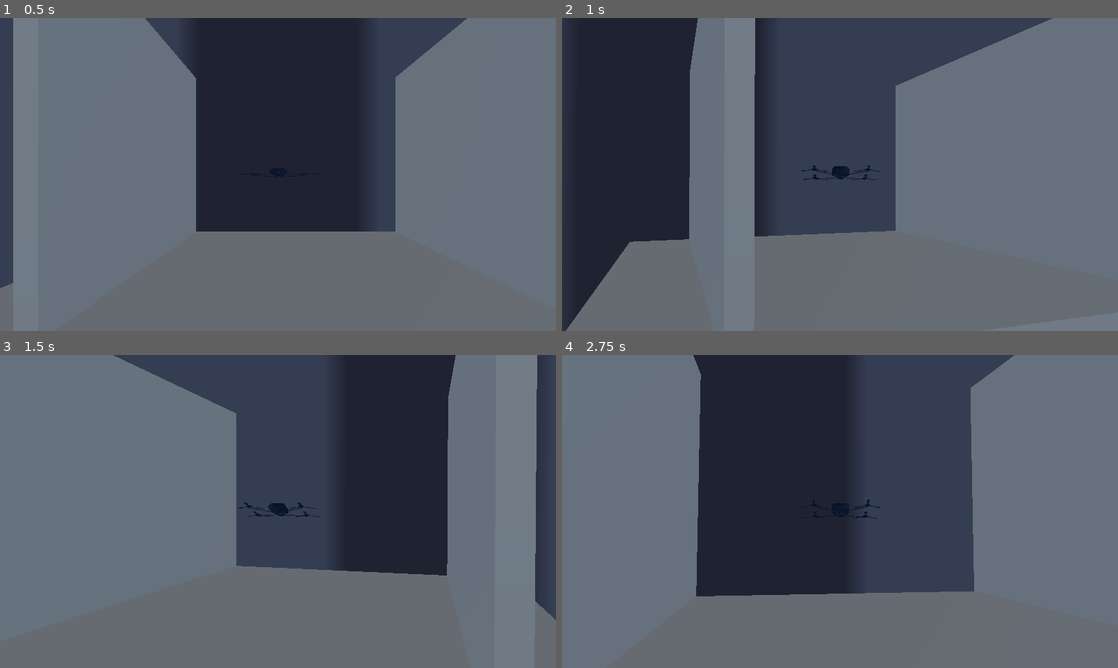
Above: before the commit, frames 1-4 (two rows, left to right).
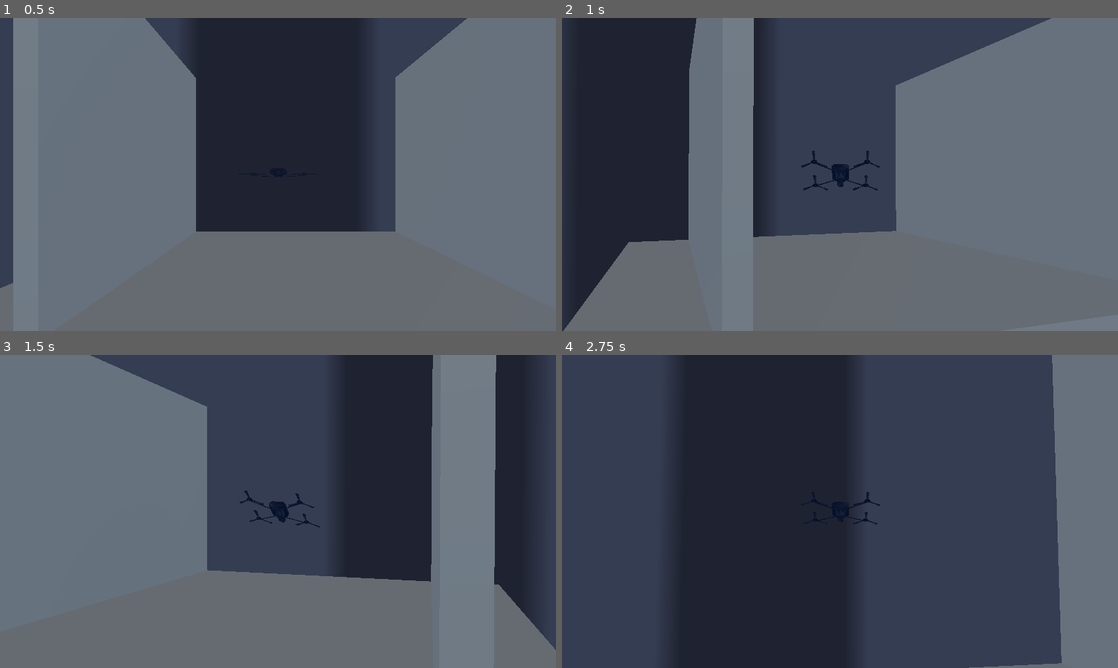
Above: after the commit, the same moments.

Repository: Apmds/operation-spin
Game: Godot game, scene res://src/test_scene.tscn
The game is run twice, just before and just after one commit, with the same random seed, the same clock (stepped at 60 frames per second) and the same inputs. The engine's default icon, where the game draws it, is replaced by a stand-in: a white triangle on a blue panel in a dark square.
Inputs (mouse positions are in pixels of both pictures, inside the frame that each line leads up to):
- Up to frame 1 (0.5 s): no input
- Up to frame 2 (1 s): tap Enter (ui_accept) at 0.5, 0.77 s; move the mouse to (867, 174) at 0.52 s; hold Up (move_forward) from 0.53 s (still down); hold Shift (boost, bound only after the commit) from 0.53 s (still down); click (867, 174) at 0.67 s; tap R (switch_modes, bound only after the commit) at 0.8 s
- Up to frame 3 (1.5 s): keep holding Up (move_forward); move the mouse to (250, 511) at 1.27 s; release Shift (boost, bound only after the commit) at 1.28 s; tap R (switch_modes, bound only after the commit) at 1.35 s
- Up to frame 4 (2.75 s): keep holding Up (move_forward); tap Enter (ui_accept) at 1.52 s; tap Shift (boost, bound only after the commit) at 1.55 s; move the mouse to (851, 505) at 2.02 s; hold Shift (boost, bound only after the commit) from 2.03 s (still down); tap R (switch_modes, bound only after the commit) at 2.3 s

Frame 1 is identical in both runs. In frame 2, 0.8% of the frame differs, in the area x 0-89%, y 0-100%; in frame 3, 13%; in frame 4, 51%, in the area x 0-90%, y 0-100%.

Commit message:
boost and position mode

Diff:
--- a/project.godot
+++ b/project.godot
@@ -60,6 +60,16 @@
 "events": [Object(InputEventKey,"resource_local_to_scene":false,"resource_name":"","device":-1,"window_id":0,"alt_press …(192 unchanged characters)…
 ]
 }
+switch_modes={
+"deadzone": 0.2,
+"events": [Object(InputEventKey,"resource_local_to_scene":false,"resource_name":"","device":-1,"window_id":0,"alt_pressed":false,"shift_pressed":false,"ctrl_pressed":false,"meta_pressed":false,"pressed":false,"keycode":0,"physical_keycode":82,"key_label":0,"unicode":114,"location":0,"echo":false,"script":null)
+]
+}
+boost={
+"deadzone": 0.2,
+"events": [Object(InputEventKey,"resource_local_to_scene":false,"resource_name":"","device":-1,"window_id":0,"alt_pressed":false,"shift_pressed":false,"ctrl_pressed":false,"meta_pressed":false,"pressed":false,"keycode":0,"physical_keycode":4194325,"key_label":0,"unicode":0,"location":0,"echo":false,"script":null)
+]
+}
 
 [physics]
 
--- a/src/drone/drone.gd
+++ b/src/drone/drone.gd
@@ -1,12 +1,25 @@
 class_name Drone extends CharacterBody3D
+
+enum FlightMode {
+	NORMAL,
+	POSITION
+}
 
 @export var camera: CameraArm
 @onready var mesh: MeshInstance3D = $Mesh
 
+var position_rotation_step: float = deg_to_rad(15)
+
+var tilt_basis: Basis
+var is_boosted: bool = false
+var boost_multiplier = 1.5
 var wind_force = 5
 var vertical_acceleration = 1
 var vertical_decceleration = 1
 var max_vertical_speed = 3
+var max_velocity = 5
+
+var mode: FlightMode = FlightMode.NORMAL
 
 var body_direction: Basis:
 	get: return body_direction
@@ -25,44 +38,82 @@
 func toggle_fans() -> void:
 	fans_on = !fans_on
 
+func cycle_flight_mode() -> void:
+	if (mode == FlightMode.NORMAL):
+		mode = FlightMode.POSITION
+
+		var tilt_basis_euler = tilt_basis.get_euler()
+		tilt_basis_euler.x = 0
+		tilt_basis_euler.z = 0
+		tilt_basis = Basis.from_euler(tilt_basis_euler)
+
+	elif (mode == FlightMode.POSITION):
+		mode = FlightMode.NORMAL
+
 func _input(event: InputEvent) -> void:
 	if event.is_action_pressed("ui_accept"):
 		reverse_fans()
 
+	if event.is_action_pressed("switch_modes"):
+		cycle_flight_mode()
+
+	# Adjust rotation based on click
+	if event is InputEventKey and mode == FlightMode.POSITION:
+		var input_dir := Input.get_vector("move_left", "move_right", "move_forward", "move_backward")
+		var pitch: float = input_dir.y * position_rotation_step
+		var roll: float = -input_dir.x * position_rotation_step
+
+		tilt_basis = tilt_basis.rotated(tilt_basis.x, pitch)
+		tilt_basis = tilt_basis.rotated(tilt_basis.z, roll)
+
 func _physics_process(delta: float) -> void:
+	is_boosted = Input.is_action_pressed("boost")
+
 	# Add wind force
 	if fans_on:
 		var wind_vector = body_direction.y
-		wind_vector = Vector3(wind_vector.x, 0, wind_vector.z)
+		if wind_vector.y > 0:
+			wind_vector.y = 0
 
-		velocity += wind_vector * wind_force * delta
+		var vel_add = wind_vector * wind_force * delta
+		if is_boosted:
+			vel_add *= boost_multiplier
+		velocity += vel_add
 
-	# Get the input direction and handle the movement/deceleration.
-	# As good practice, you should replace UI actions with custom gameplay actions.
-	var input_dir := Input.get_vector("move_left", "move_right", "move_forward", "move_backward")
-	var direction := (transform.basis * Vector3(input_dir.x, 0, input_dir.y)).normalized()
+	if mode == FlightMode.NORMAL:
+		var input_dir := Input.get_vector("move_left", "move_right", "move_forward", "move_backward")
+		var direction := (transform.basis * Vector3(input_dir.x, 0, input_dir.y)).normalized()
 
-	var pitch = input_dir.y * max_tilt
-	var roll = -input_dir.x * max_tilt
+		var pitch: float = input_dir.y * max_tilt
+		var roll: float = -input_dir.x * max_tilt
 
-	var tilt_basis: Basis
+		if (camera):
+			direction = direction.rotated(Vector3.UP, camera.get_camera_object().global_rotation.y)
+			tilt_basis = Basis(Vector3.UP, camera.get_camera_object().global_rotation.y)
 
-	if (camera):
-		direction = direction.rotated(Vector3.UP, camera.get_camera_object().global_rotation.y)
-		tilt_basis = Basis(Vector3.UP, camera.get_camera_object().global_rotation.y)
+			#body_direction = Vector3(direction.z, 0, -direction.x) * 0.1
+			#body_direction = Vector3(body_direction.x, camera.get_camera_object().global_rotation.y, body_direction.z)
+			#rotation.y = camera.get_camera_object().global_rotation.y
 
-		#body_direction = Vector3(direction.z, 0, -direction.x) * 0.1
-		#body_direction = Vector3(body_direction.x, camera.get_camera_object().global_rotation.y, body_direction.z)
-		#rotation.y = camera.get_camera_object().global_rotation.y
+		tilt_basis = tilt_basis.rotated(tilt_basis.x, pitch)
+		tilt_basis = tilt_basis.rotated(tilt_basis.z, roll)
 
 	var up_dir := Input.get_axis("move_down", "move_up")
 	if up_dir:
-		velocity.y = move_toward(velocity.y, up_dir*max_vertical_speed, vertical_acceleration*delta)
+		var toward = up_dir*max_vertical_speed
+		var accel = vertical_acceleration*delta
+		if is_boosted:
+			accel *= boost_multiplier
+			toward *= boost_multiplier
+		velocity.y = move_toward(velocity.y, toward, accel)
 	else:
 		velocity.y = move_toward(velocity.y, 0.0, vertical_decceleration*delta)
 
-	tilt_basis = tilt_basis.rotated(tilt_basis.x, pitch)
-	tilt_basis = tilt_basis.rotated(tilt_basis.z, roll)
-	body_direction = body_direction.slerp(tilt_basis, delta * 5)
+	if (mode == FlightMode.NORMAL):
+		body_direction = body_direction.slerp(tilt_basis, delta * 5)
+	elif (mode == FlightMode.POSITION):
+		body_direction = body_direction.slerp(tilt_basis, delta * 15)
 
+	if velocity.length() > max_velocity:
+		velocity = velocity.normalized()*max_velocity;
 	move_and_slide()
